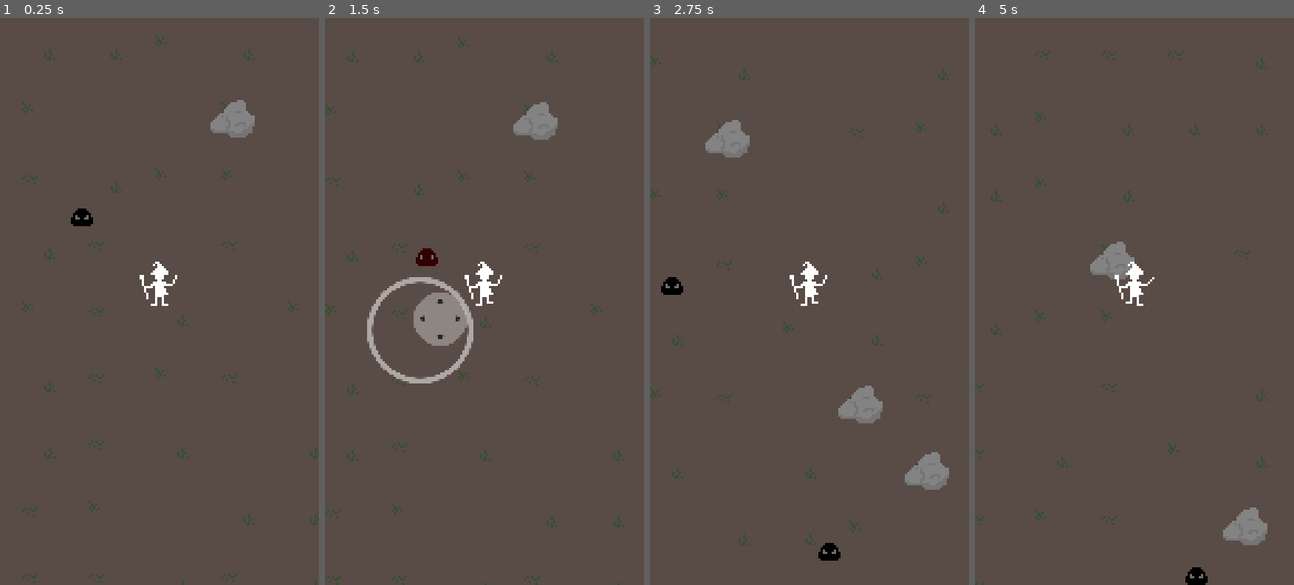
Above: before the commit, frames 1-4 (left to right).
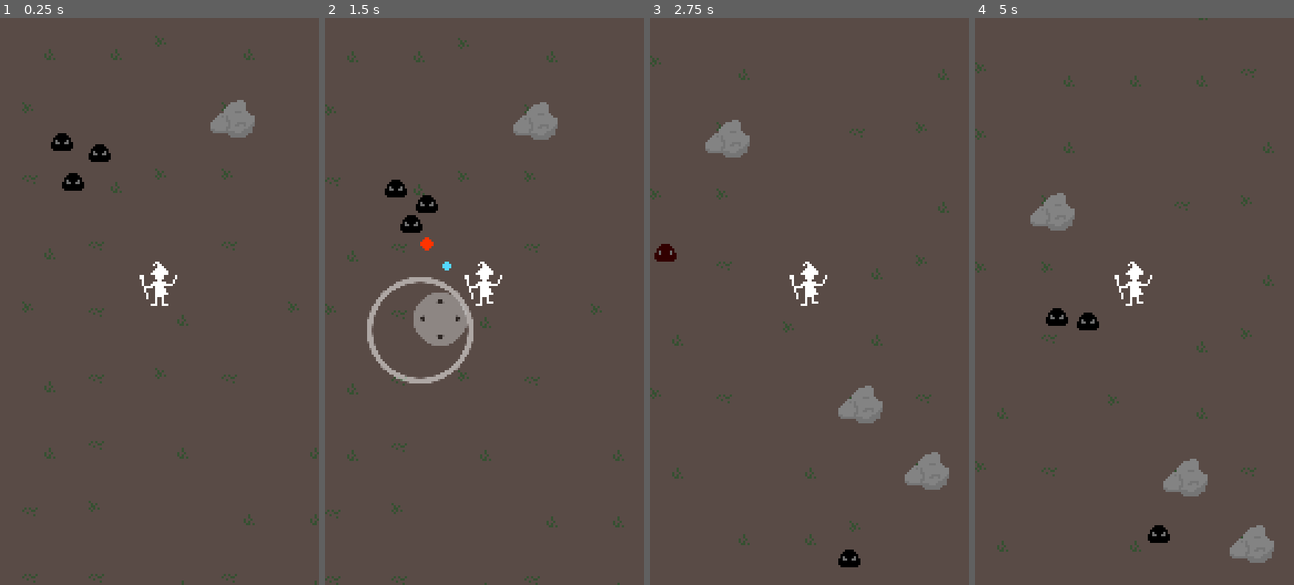
Above: after the commit, the same moments.

Repository: polyarik/wizard-legacy
Game: Godot game, scene res://scenes/main.tscn
Two runs of this game, one before a commit and one after it. Both use one fixed random seed, a clock stepped at 60 frames per second and the inputs below.
Inputs (mouse positions are in pixels of both pictures, inside the frame that each line leads up to):
- Up to frame 1 (0.25 s): no input
- Up to frame 2 (1.5 s): move the mouse to (554, 273) at 0.52 s; hold Right (ui_right) 0.53-1.25 s; click (554, 273) at 0.67 s; drag from (420, 329) to (484, 295) at 1.27 s
- Up to frame 3 (2.75 s): move the mouse to (841, 176) at 2.02 s; hold Right (ui_right) from 2.03 s (still down)
- Up to frame 4 (5 s): release Right (ui_right) at 2.75 s; drag from (1118, 414) to (1137, 301) at 2.77 s; move the mouse to (1230, 386) at 3.52 s; hold Left (ui_left) 3.53-4.25 s; drag from (1038, 216) to (1086, 159) at 4.27 s

The runs differ from the first frame. In frame 1, 0.7% of the frame differs, in the area x 15-35%, y 20-37%; in frame 2, 0.8%; in frame 3, 0.7%; in frame 4, 4.6%, in the area x 0-94%, y 0-100%.

Commit message:
✨ implement fireball spell with explosion on impact

Diff:
--- a/common/autoloads/game_manager.gd
+++ b/common/autoloads/game_manager.gd
@@ -22,7 +22,7 @@
 var enemy_max_spawn_distance := 512
 var enemy_despawn_distance := 1024
 var enemy_spawn_timer: Timer
-var enemy_spawn_cooldown := 4.0
+var enemy_spawn_cooldown := 2.0
 
 var energy := 0.0 # TEMP
 
@@ -71,6 +71,7 @@
 
 	# TODO - only pass the picked spells to the player
 	var spells: Array[Spell] = [
+		spell_book.get_spell("fire_ball"),
 		spell_book.get_spell("magic_missile")
 	]
 
--- a/common/autoloads/spell_book.gd
+++ b/common/autoloads/spell_book.gd
@@ -6,8 +6,17 @@
 	magic_missile = {
 		scene = preload("res://scenes/game/particles/magic_missile/magic_missile.tscn"),
 		cooldown = 0.6,
-		cast_time = 0.4,
+		cast_time = 0.3,
 		cast_conditions = {max_distance = 128}, #visible_target = true}, # TODO
+		#target = closest
+		#cooldown_coeff
+		#levels / upgrades
+	},
+	fire_ball = {
+		scene = preload("res://scenes/game/particles/fire_ball/fire_ball.tscn"),
+		cooldown = 4.0,
+		cast_time = 0.5,
+		cast_conditions = {max_distance = 80}, #visible_target = true}, # TODO
 		#target = closest
 		#cooldown_coeff
 		#levels / upgrades
--- a/scenes/game/characters/player/player.gd
+++ b/scenes/game/characters/player/player.gd
@@ -30,13 +30,14 @@
 	for spell in new_spells:
 		if spell:
 			spells.append(spell)
+			var spell_num := len(spells) - 1
 
 			var spell_timer := Timer.new()
 			add_child(spell_timer)
 
 			spell_timer.wait_time = spell.cooldown
 			spell_timer.one_shot = true
-			spell_timer.timeout.connect(func() -> void: spells[-1].on_cooldown = false) # TEST - needs testing
+			spell_timer.timeout.connect(func() -> void: spells[spell_num].on_cooldown = false)
 
 			spells_timer.append(spell_timer)
 
@@ -58,7 +59,7 @@
 
 				#if spell.target == "closest":
 				var enemy_check_timer = Timer.new()
-				enemy_check_timer.name = "EnemyCheckTimer" + str(len(spells))
+				enemy_check_timer.name = "EnemyCheckTimer" + str(spell_timer)
 				add_child(enemy_check_timer)
 
 				enemy_check_timer.timeout.connect(func() -> void:
@@ -73,8 +74,8 @@
 								min_dist = new_dist
 								closest_enemy = body
 
-					spells_target[-1] = closest_enemy
-					spells[-1].conditions_met["max_distance"] = true if closest_enemy else false
+					spells_target[spell_num] = closest_enemy
+					spells[spell_num].conditions_met["max_distance"] = true if closest_enemy else false
 				)
 
 				enemy_check_timer.wait_time = collision_check_delay
@@ -91,11 +92,11 @@
 			spell_cast_timer.wait_time = spell.cast_time
 			spell_cast_timer.one_shot = true
 			spell_cast_timer.timeout.connect(func() -> void:
-				spells_timer[-1].start() # start spell cooldown
+				spells_timer[spell_num].start() # start spell cooldown
 				is_casting = false
 
-				if spells_target[-1] and is_instance_valid(spells_target[-1]): # TEMP
-					cast_spell(spells[-1], spells_target[-1].global_position)
+				if spells_target[spell_num] and is_instance_valid(spells_target[spell_num]): # TEMP
+					cast_spell(spells[spell_num], spells_target[spell_num].global_position)
 			)
 
 			spells_cast_timer.append(spell_cast_timer)
--- a/scenes/game/characters/slime/slime.gd
+++ b/scenes/game/characters/slime/slime.gd
@@ -3,7 +3,7 @@
 extends CharacterBody2D
 
 
-var max_health := 20.0
+var max_health := 25.0
 var health := max_health
 var speed := 20.0
 
--- a/scenes/game/locations/demo_location.tscn
+++ b/scenes/game/locations/demo_location.tscn
@@ -49,13 +49,19 @@
 remote_path = NodePath("../../../Camera")
 
 [node name="Slime" parent="Characters" instance=ExtResource("2_0iq0t")]
-position = Vector2(34, 89)
+position = Vector2(30, 72)
 
 [node name="Slime2" parent="Characters" instance=ExtResource("2_0iq0t")]
-position = Vector2(175, 283)
+position = Vector2(43, 59)
+
+[node name="Slime5" parent="Characters" instance=ExtResource("2_0iq0t")]
+position = Vector2(25, 54)
 
 [node name="Slime3" parent="Characters" instance=ExtResource("2_0iq0t")]
-position = Vector2(-256, 284)
+position = Vector2(187, 284)
+
+[node name="Slime4" parent="Characters" instance=ExtResource("2_0iq0t")]
+position = Vector2(-257, 288)
 
 [node name="Projectiles" type="Node2D" parent="."]
 
--- /dev/null
+++ b/scenes/game/particles/fire_ball/fire_ball.gd
@@ -0,0 +1,54 @@
+class_name FireBall
+
+extends Area2D
+
+
+var spawned_from: Node = null
+var lifetime := 3.0 # seconds
+var speed := 50 # px/sec
+var direction := Vector2.ZERO
+var damage := 15.0
+var blast_damage := 5
+
+
+func _ready() -> void:
+	hanlde_lifetime()
+
+func hanlde_lifetime() -> void:
+	var lifetime_timer := Timer.new()
+	add_child(lifetime_timer)
+
+	lifetime_timer.wait_time = lifetime
+	lifetime_timer.one_shot = true
+	lifetime_timer.timeout.connect(func() -> void: queue_free())
+
+	lifetime_timer.start()
+
+func _physics_process(delta: float) -> void:
+	position += direction * speed * delta
+
+func _on_body_entered(body: Node2D) -> void:
+	if body == spawned_from:
+		return
+
+	if body.is_in_group("Enemy"):
+		var enemy := body as Slime # TODO - as Enemy
+		enemy.apply_damage(damage)
+		blast()
+		queue_free()
+	elif body.is_in_group("Static"):
+		queue_free()
+
+func blast() -> void:
+	var blast_area = $BlastHitbox
+
+	for body in blast_area.get_overlapping_bodies():
+		if body.is_in_group("Enemy"):
+			var enemy := body as Slime # TODO - as Enemy
+			enemy.apply_damage(blast_damage)
+
+	# TODO - play blast animation
+
+func _exit_tree() -> void:
+	# TODO - play "destroy" animation
+	pass
--- /dev/null
+++ b/scenes/game/particles/fire_ball/fire_ball.tscn
@@ -0,0 +1,29 @@
+[gd_scene load_steps=4 format=3 uid="uid://3v4eios4p8w0"]
+
+[ext_resource type="Script" path="res://scenes/game/particles/fire_ball/fire_ball.gd" id="1_06keu"]
+[ext_resource type="Texture2D" uid="uid://b3tcqqgfgnnew" path="res://scenes/game/particles/fire_ball/fire_ball.png" id="2_wfr0t"]
+
+[sub_resource type="CircleShape2D" id="CircleShape2D_0ebmt"]
+radius = 30.0
+
+[node name="FireBall" type="Area2D" groups=["Projectile"]]
+collision_layer = 8
+collision_mask = 7
+script = ExtResource("1_06keu")
+
+[node name="Sprite" type="Sprite2D" parent="."]
+texture = ExtResource("2_wfr0t")
+
+[node name="Hitbox" type="CollisionPolygon2D" parent="."]
+self_modulate = Color(1, 0, 0, 1)
+polygon = PackedVector2Array(0, -3, -3, 0, 0, 3, 3, 0)
+
+[node name="BlastHitbox" type="Area2D" parent="."]
+modulate = Color(1, 0.137255, 0.133333, 1)
+collision_layer = 0
+collision_mask = 4
+
+[node name="Collision" type="CollisionShape2D" parent="BlastHitbox"]
+shape = SubResource("CircleShape2D_0ebmt")
+
+[connection signal="body_entered" from="." to="." method="_on_body_entered"]
Binary file added: scenes/game/particles/fire_ball/fire_ball.png
Not shown, added: scenes/game/particles/fire_ball/fire_ball.png.import
